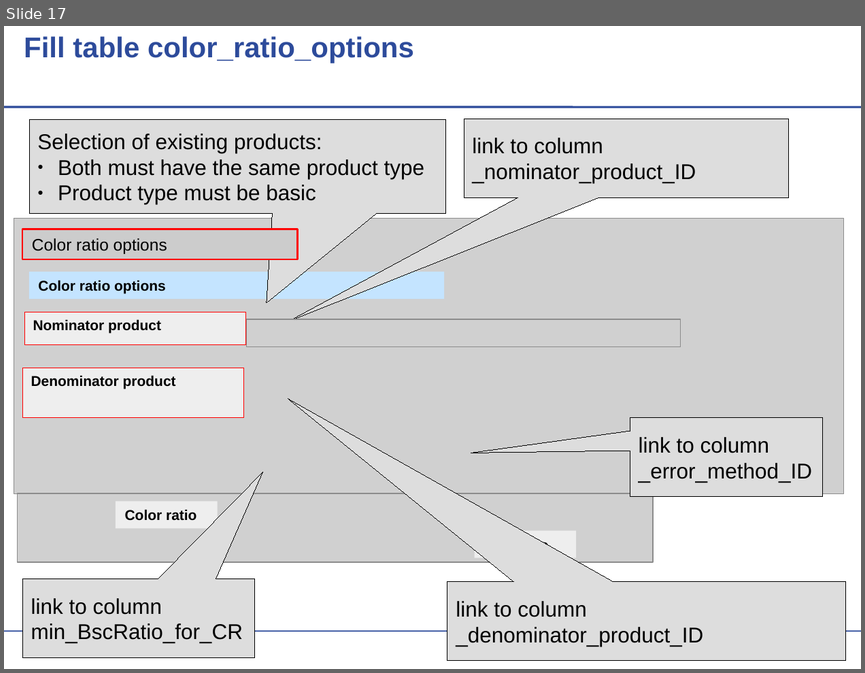
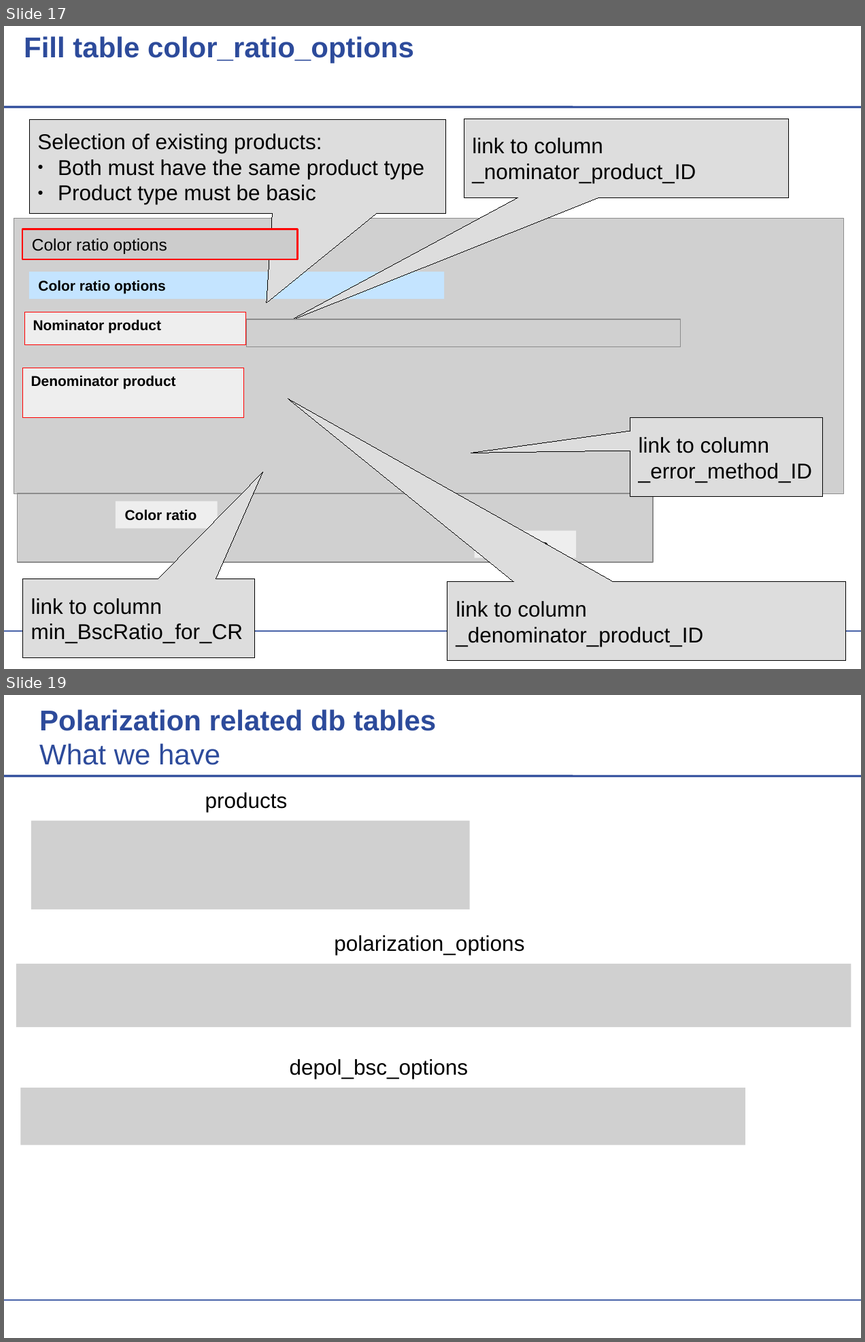
Before and after one commit to actris-scc/ELDAmwl, a slide deck: SCCinterface_for_ELDAmwl.odp. Shown one above the other, each under a label of ours: slide 17 before the commit, slides 17 and 19 after it; the slides between them are not shown. The pictures are 865x673 and 865x1342 pixels, drawn with LibreOffice and Linux fonts; fonts in the diff are those of the drawing; grey boxes stand for pictures; background and template pictures are left out. Boxes give left, top, right and bottom in pixels: in the first picture for what was removed or moved away, otherwise in the second. Text is boxed around its words. In the diff, an @@ line names an element or a change of style, - is before the commit and + after.

Commit message:
finish description of new views in SCC interface for ELDAmwl and updated script for database modifications (alter / create polarization related tables and fill with example data)

```diff
--- a/SCCinterface_for_ELDAmwl.odp
+++ b/SCCinterface_for_ELDAmwl.odp
@@ slide 19 added at [4, 695, 861, 1338], background #FFFFFF; not listed: 2 template elements that a slide beside it also shows @@
@@ text added at [39, 709, 436, 765], 24 pt, text #2D4B9B, bold @@
+Polarization related db tables
+What we have
@@ picture added at [31, 821, 470, 910], 18 pt, text #000000 @@
+products
@@ picture added at [16, 963, 851, 1027], 18 pt, text #000000 @@
+polarization_options
@@ picture added at [20, 1087, 745, 1145], 18 pt, text #000000 @@
+depol_bsc_options
```
Also in this commit, not shown: 4 slides changed, 2 other slides added, 1 other file.
